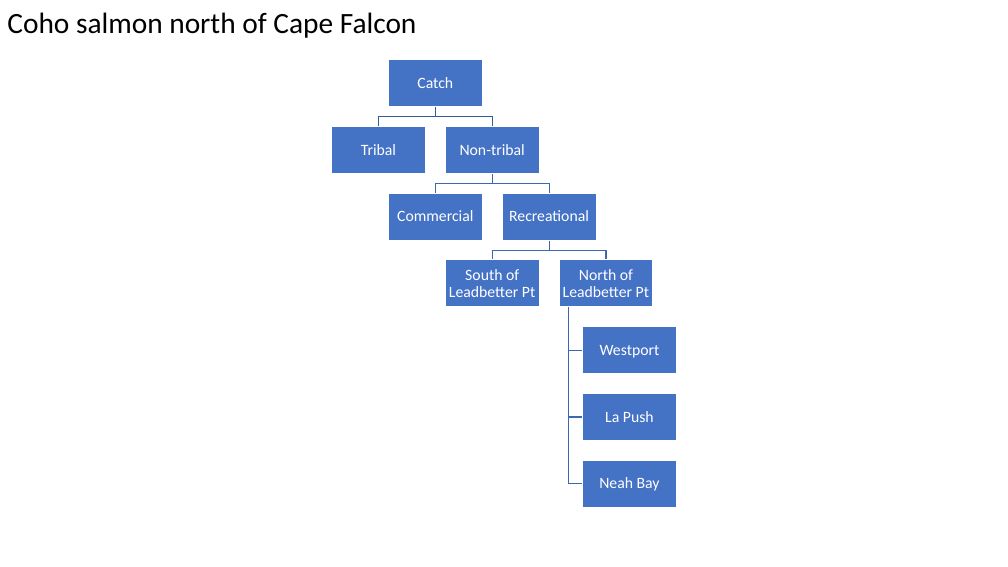
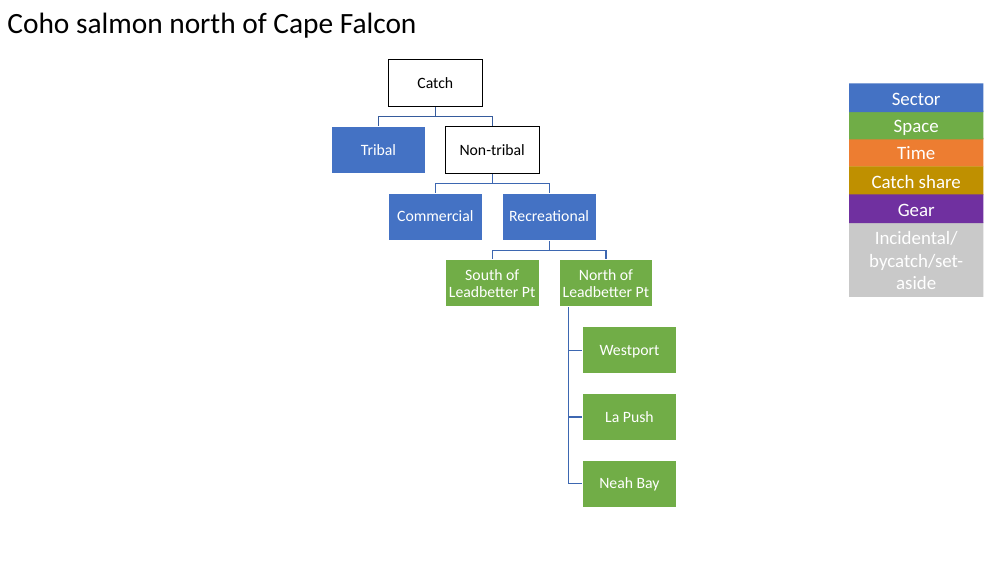
Before and after one commit to zoekitchel/cc_allocation, a slide deck: slide 1 of figures/flow_charts.pptx. Drawn at 1008x567 pixels with LibreOffice and Linux fonts; fonts in the diff are those of the drawing. Boxes give left, top, right and bottom in pixels: in the first picture for what was removed or moved away, otherwise in the second. Text is boxed around its words. In the diff, an @@ line names an element or a change of style, - is before the commit and + after.

```diff
--- a/figures/flow_charts.pptx
+++ b/figures/flow_charts.pptx
@@ text "Catch" at [417,77,453,88]: text colour #FFFFFF to #000000 @@
@@ rectangle at [389,60,482,107]: fill #4472C4 to #FFFFFF; outline #FFFFFF 1 pt to #000000 1 pt @@
@@ rectangle added at [849,83,984,112], fill #4472C4, 18 pt, text #FFFFFF @@
+Sector
@@ rectangle added at [849,110,984,139], fill #70AD47, 18 pt, text #FFFFFF @@
+Space
@@ text "Non-tribal" at [460,144,525,155]: text colour #FFFFFF to #000000 @@
@@ rectangle at [445,126,539,173]: fill #4472C4 to #FFFFFF; outline #FFFFFF 1 pt to #000000 1 pt @@
@@ rectangle added at [849,138,984,166], fill #ED7D31, 18 pt, text #FFFFFF @@
+Time
@@ rectangle added at [849,166,984,195], fill #BF9000, 18 pt, text #FFFFFF @@
+Catch share
@@ rectangle added at [849,194,984,223], fill #7030A0, 18 pt, text #FFFFFF @@
+Gear
@@ rectangle added at [849,222,984,297], fill #C9C9C9, 18 pt, text #FFFFFF @@
+Incidental/
+bycatch/set-aside
@@ fill #4472C4 to #71AD47 in 5 elements at [445,260,539,307], [559,260,653,307], [583,327,677,374], [583,394,677,441], [583,461,677,507] @@
```
Also in this commit, not shown: 1 other slide changed, 9 slides added, 1 slide removed, 1 other file.
